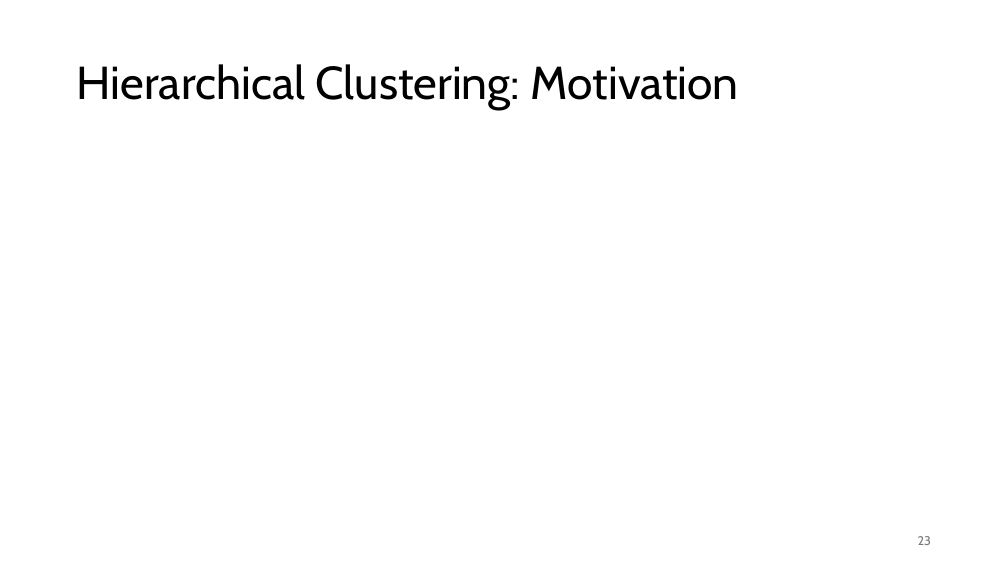
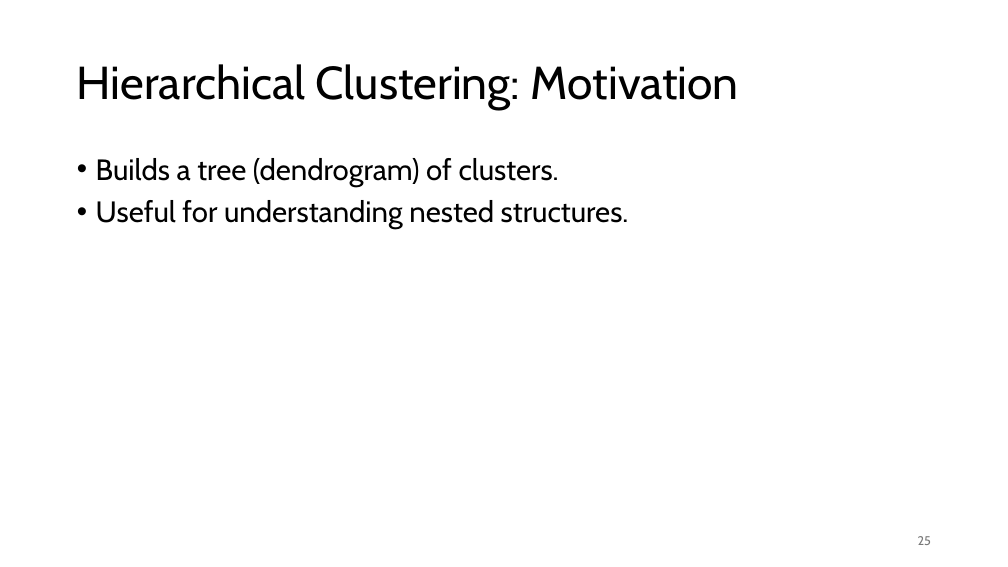
Before and after one commit to FelixWick/data_science, a slide deck: slide 25 of slides/2_clustering.pptx (slide 23 before the commit). Drawn at 1008x567 pixels with LibreOffice and Linux fonts; fonts in the diff are those of the drawing. Boxes give left, top, right and bottom in pixels: in the first picture for what was removed or moved away, otherwise in the second. Text is boxed around its words. In the diff, an @@ line names an element or a change of style, - is before the commit and + after.

```diff
--- a/slides/2_clustering.pptx
+++ b/slides/2_clustering.pptx
@@ text added at [96,158,629,229], 28 pt, text #000000 @@
+• Builds a tree (dendrogram) of clusters.
+• Useful for understanding nested structures.
```
Also in this commit, not shown: 3 other slides changed, 2 slides added, 1 other file.
